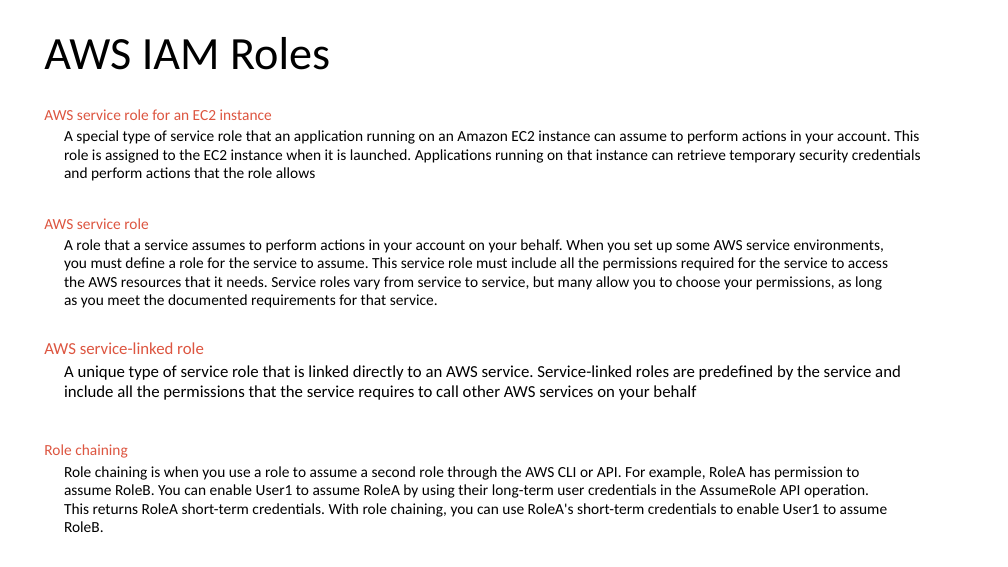
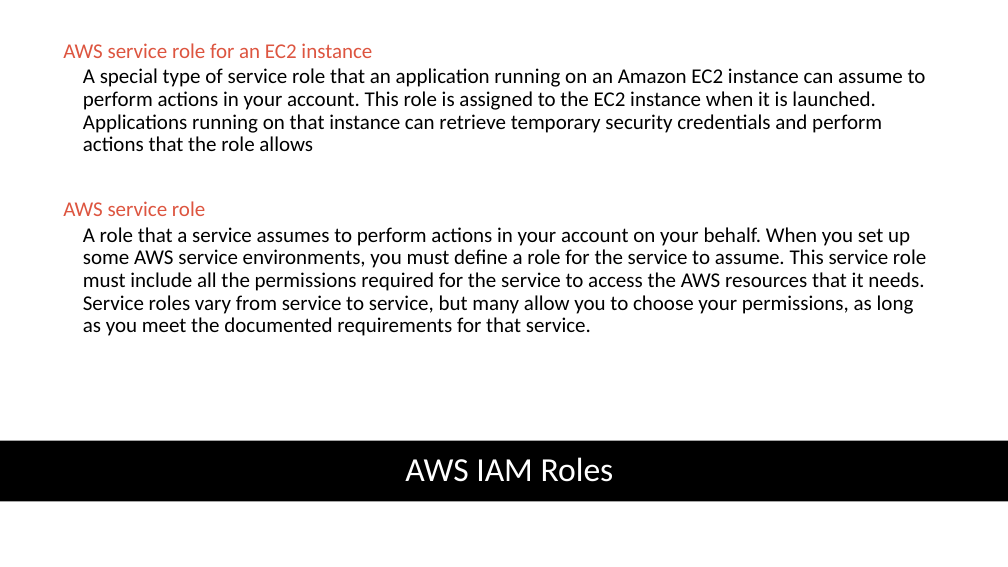
Before and after one commit to IlyaChakun/aws-iba-courses, a slide deck: slide 5 of lecture-materials/Managment&Governance/00-iam/IAM.pptx (slide 4 before the commit). Drawn at 1008x567 pixels with LibreOffice and Linux fonts; fonts in the diff are those of the drawing. Boxes give left, top, right and bottom in pixels: in the first picture for what was removed or moved away, otherwise in the second. Text is boxed around its words. In the diff, an @@ line names an element or a change of style, - is before the commit and + after.

```diff
--- a/lecture-materials/Managment&Governance/00-iam/IAM.pptx
+++ b/lecture-materials/Managment&Governance/00-iam/IAM.pptx
@@ text "AWS service role for an ..." at (63,43,926,151): size 11 to 15 pt; line spacing 1 to 0.9 @@
@@ text "AWS service role for an ...": place and size @@
-text "AWS service role for an ..." at (44,109,921,181)
+text "AWS service role for an ..." at (63,43,926,151)
@@ text "AWS service role": place and size @@
-text "AWS service role" at (44,218,888,308)
+text "AWS service role" at (63,201,926,336)
@@ text "AWS service role" at (63,201,926,336): size 11 to 15 pt; line spacing 1 to 0.9 @@
@@ text removed at (44,342,901,400) @@
-AWS service-linked role
-A unique type of service role that is linked directly to an AWS service. Service-linked roles are predefined by the service and include all the permissions that the service requires to call other AWS services on your behalf
@@ rectangle added at (0,440,1008,501), fill #000000 @@
@@ text removed at (44,444,888,532) @@
-Role chaining
-Role chaining is when you use a role to assume a second role through the AWS CLI or API. For example, RoleA has permission to assume RoleB. You can enable User1 to assume RoleA by using their long-term user credentials in the AssumeRole API operation. This returns RoleA short-term credentials. With role chaining, you can use RoleA's short-term credentials to enable User1 to assume RoleB.
@@ title "AWS IAM Roles": place and size @@
-title "AWS IAM Roles" at (44,37,330,70)
+title "AWS IAM Roles" at (405,457,614,482)
@@ title "AWS IAM Roles" at (405,457,614,482): size 33 to 24 pt, text colour #000000 to #FFFFFF; alignment left to centre; vertical alignment top to middle @@
```
Also in this commit, not shown: 11 other slides changed, 3 slides added, 49 other files.
